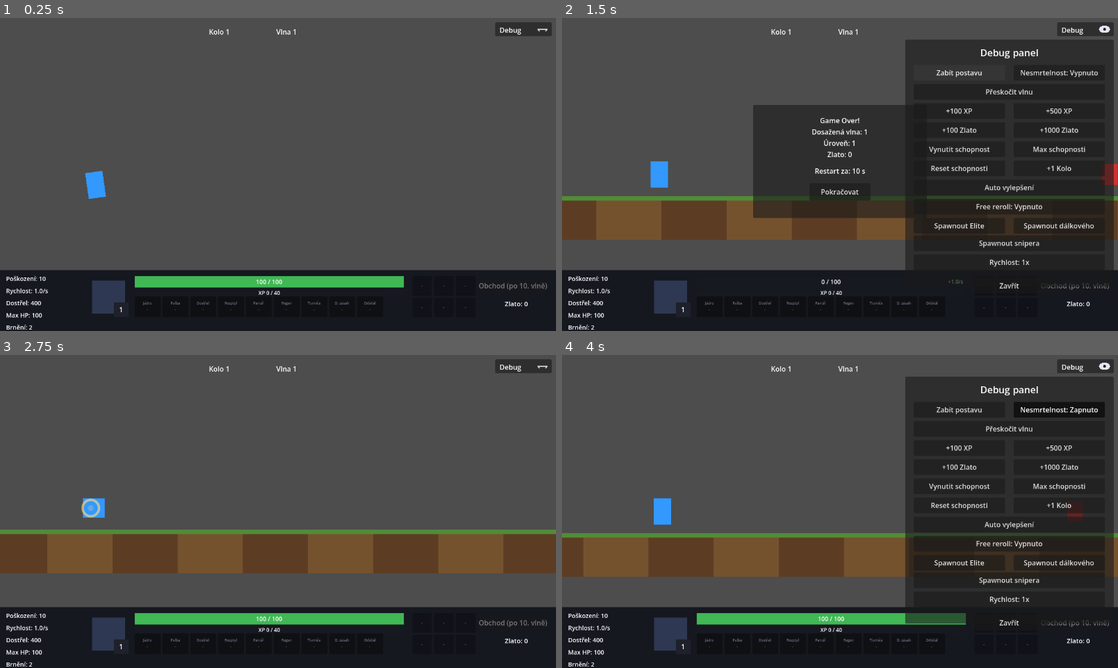
Above: before the commit, frames 1-4 (two rows, left to right).
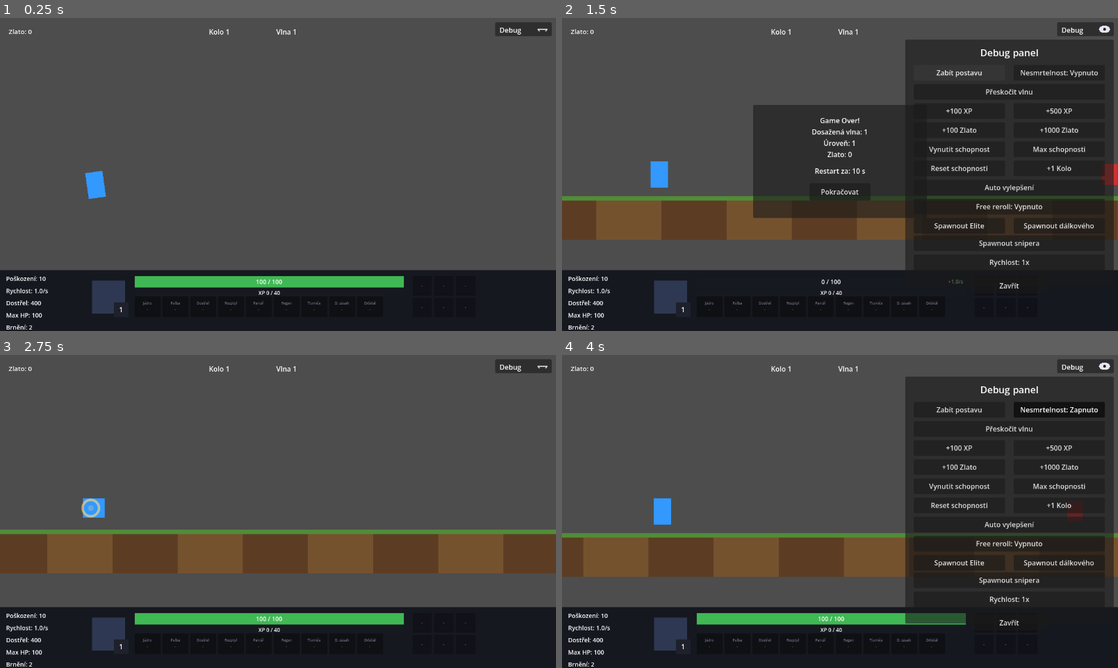
Above: after the commit, the same moments.

Repository: Wazzbi/auto-battler
Game: Godot game, scene res://scenes/main.tscn
The game is run twice, just before and just after one commit, with the same random seed, the same clock (stepped at 60 frames per second) and the same inputs.
Inputs:
- Up to frame 1 (0.25 s): no input
- Up to frame 2 (1.5 s): click "Debug" at 0.5 s; click "Zabít postavu" at 1.25 s
- Up to frame 3 (2.75 s): click "Pokračovat" at 2 s
- Up to frame 4 (4 s): click "Debug" at 2.75 s; click "Nesmrtelnost: Vypnuto" at 3.5 s

The runs differ from the first frame. In frame 1, 0.2% of the frame differs, in the area x 1-99%, y 3-93%; in frame 2, 0.1%; in frame 3, 0.2%; in frame 4, 0.1%.

Commit message:
Move gold counter to the top bar, remove the shop button
Gold now sits at the top of the screen, left-aligned, next to the
loop/wave counters instead of the bottom bar. The shop button is
removed entirely (per explicit confirmation) - the shop panel now
only ever opens automatically after clearing wave 10/a loop boundary;
closing it without spending everything means waiting for the next
auto-open to see that offer again.

Co-Authored-By: Claude Sonnet 5 <noreply@anthropic.com>

Diff:
--- a/scenes/ui/hud.gd
+++ b/scenes/ui/hud.gd
@@ -37,8 +37,7 @@
 @onready var hp_regen_label: Label = $Control/BottomBar/HPBar/RegenLabel
 @onready var xp_bar: ProgressBar = $Control/BottomBar/XPBar
 @onready var xp_label: Label = $Control/BottomBar/XPBar/XPLabel
-@onready var gold_label: Label = $Control/BottomBar/GoldLabel
-@onready var shop_button: Button = $Control/BottomBar/ShopButton
+@onready var gold_label: Label = $Control/GoldLabel
 
 @onready var shop_panel: Panel = $Control/ShopPanel
 @onready var shop_close_button: Button = $Control/ShopPanel/CloseButton
@@ -195,9 +194,7 @@
 	_build_abilities_ui()
 	_setup_shop_cards()
 	_build_shop_stash_ui()
-	_refresh_shop_button_state()
-
-	shop_button.pressed.connect(_on_shop_button_pressed)
+
 	shop_close_button.pressed.connect(_on_shop_close_pressed)
 	shop_reroll_button.pressed.connect(_on_shop_reroll_pressed)
 	wave_cleared_timer.timeout.connect(func(): wave_cleared_label.hide())
@@ -460,19 +457,15 @@
 		_refresh_shop_panel()
 
 
-## Nová nabídka (periodické otevření NEBO reroll) - překreslí karty a stav
-## tlačítka Obchod, i když je panel zrovna zavřený (aby byl při příštím
-## otevření/refreshi vždy aktuální).
+## Nová nabídka (periodické otevření NEBO reroll) - překreslí karty, pokud je
+## panel zrovna otevřený (aby byl vždy aktuální).
 func _on_shop_offer_changed(_offer_ids: Array) -> void:
 	if shop_panel.visible:
 		_refresh_shop_panel()
-	_refresh_shop_button_state()
-
-
-## Automatické otevření po vyčištění 10. vlny - na rozdíl od
-## _on_shop_button_pressed() se nekontroluje shop_available (to už je
-## pravda, GameManager ho nastavil, než tohle emitnul) ani se nečeká na
-## klik hráče.
+
+
+## Jediný způsob, jak se ShopPanel otevírá (tlačítko Obchod bylo odstraněno
+## 2026-09-09 - obchod je teď čistě automatický, po vyčištění 10. vlny/kola).
 func _on_shop_auto_open_requested() -> void:
 	_refresh_shop_panel()
 	shop_panel.show()
@@ -481,13 +474,6 @@
 
 func _on_shop_reroll_pressed() -> void:
 	GameManager.reroll_shop()
-
-
-## Tlačítko Obchod v BottomBaru je šedé/neaktivní, dokud hráč v aktuálním
-## běhu nedohraje 10. vlnu poprvé - viz GameManager.shop_available.
-func _refresh_shop_button_state() -> void:
-	shop_button.disabled = not GameManager.shop_available
-	shop_button.text = "Obchod" if GameManager.shop_available else "Obchod (po 10. vlně)"
 
 
 ## Aktualizuje karty podle AKTUÁLNÍ nabídky (GameManager.shop_offer, vždy
@@ -668,16 +654,6 @@
 ## Obchod hru pozastaví přes get_tree().paused. HUD má process_mode ALWAYS,
 ## takže jeho UI dál reaguje. Pauza je zatím záměrná, ale počítá se s tím, že
 ## se může zrušit - pak stačí vypustit řádky s `paused` (viz CLAUDE.md).
-func _on_shop_button_pressed() -> void:
-	if GameManager.state != GameManager.State.PLAYING:
-		return
-	if not GameManager.shop_available:
-		return
-	_refresh_shop_panel()
-	shop_panel.show()
-	get_tree().paused = true
-
-
 func _on_shop_close_pressed() -> void:
 	shop_panel.hide()
 	get_tree().paused = false
--- a/scenes/ui/hud.tscn
+++ b/scenes/ui/hud.tscn
@@ -25,6 +25,16 @@
 anchors_preset = 15
 anchor_right = 1.0
 anchor_bottom = 1.0
+
+[node name="GoldLabel" type="Label" parent="Control" unique_id=1910423879]
+layout_mode = 0
+offset_left = 20.0
+offset_top = 20.0
+offset_right = 220.0
+offset_bottom = 44.0
+theme_override_font_sizes/font_size = 15
+text = "Zlato: 0"
+horizontal_alignment = 0
 
 [node name="LoopLabel" type="Label" parent="Control" unique_id=525284411]
 layout_mode = 0
@@ -362,30 +372,6 @@
 horizontal_alignment = 1
 vertical_alignment = 1
 autowrap_mode = 2
-
-[node name="ShopButton" type="Button" parent="Control/BottomBar" unique_id=1143364953]
-layout_mode = 1
-anchors_preset = 1
-anchor_left = 1.0
-anchor_right = 1.0
-offset_left = -166.0
-offset_top = 14.0
-offset_right = -16.0
-offset_bottom = 58.0
-text = "Obchod"
-
-[node name="GoldLabel" type="Label" parent="Control/BottomBar" unique_id=1910423879]
-layout_mode = 1
-anchors_preset = 1
-anchor_left = 1.0
-anchor_right = 1.0
-offset_left = -166.0
-offset_top = 66.0
-offset_right = -16.0
-offset_bottom = 92.0
-theme_override_font_sizes/font_size = 15
-text = "Zlato: 0"
-horizontal_alignment = 1
 
 [node name="ShopPanel" type="Panel" parent="Control" unique_id=460703985]
 visible = false
Not shown, changed: CLAUDE.md
